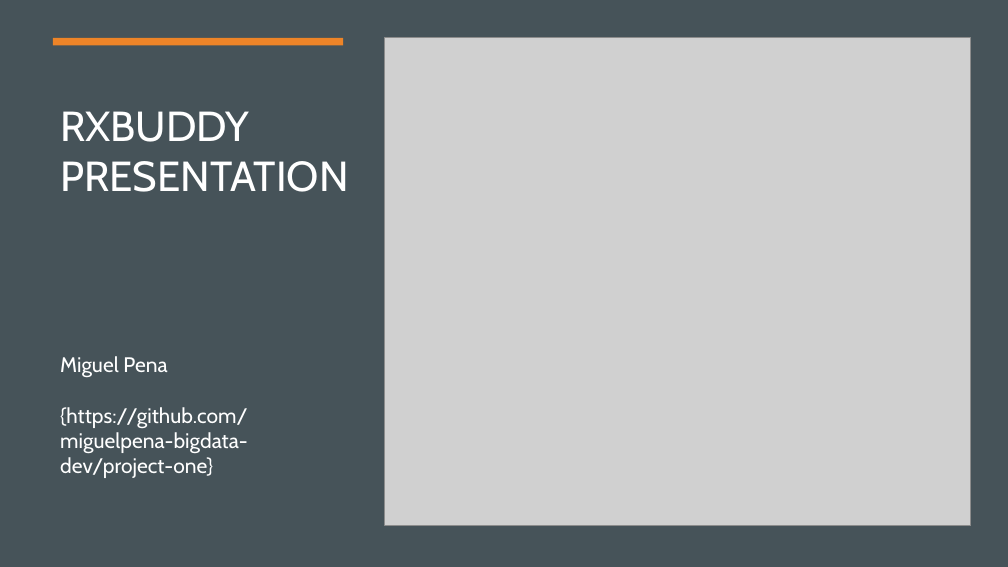
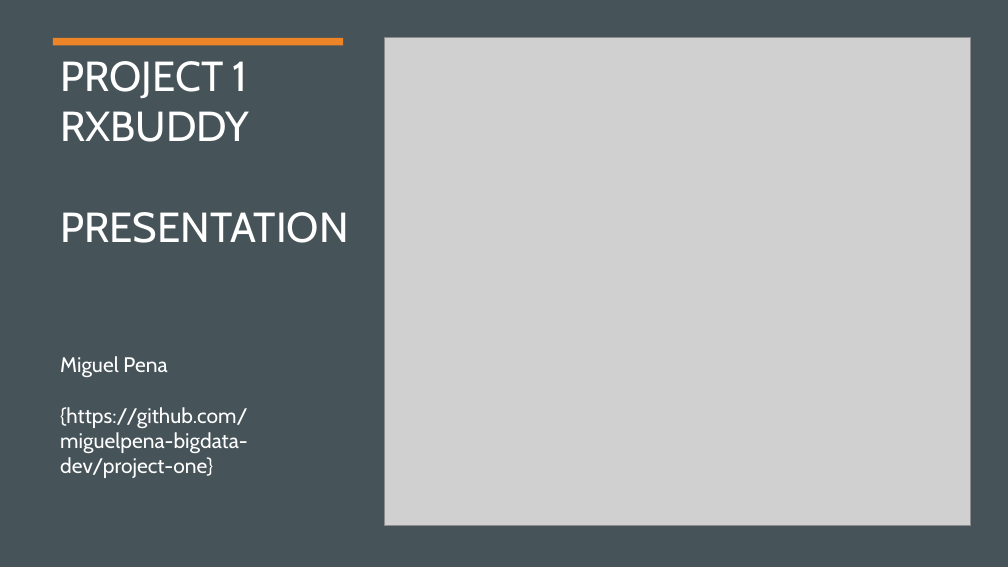
Before and after one commit to PenaSMiguel92/revature-project-one, a slide deck: slide 1 of P1Presentation_MiguelPena.pptx. Drawn at 1008x567 pixels with LibreOffice and Linux fonts; fonts in the diff are those of the drawing; grey boxes stand for pictures. Boxes give left, top, right and bottom in pixels: in the first picture for what was removed or moved away, otherwise in the second. Text is boxed around its words. In the diff, an @@ line names an element or a change of style, - is before the commit and + after.

```diff
--- a/P1Presentation_MiguelPena.pptx
+++ b/P1Presentation_MiguelPena.pptx
@@ title at [60,61,348,243]: text changed @@
-RXBUDDY PRESENTATION
+PROJECT 1
+RXBUDDY
+PRESENTATION
```
Also in this commit, not shown: 2 other slides changed, 1 other file.
